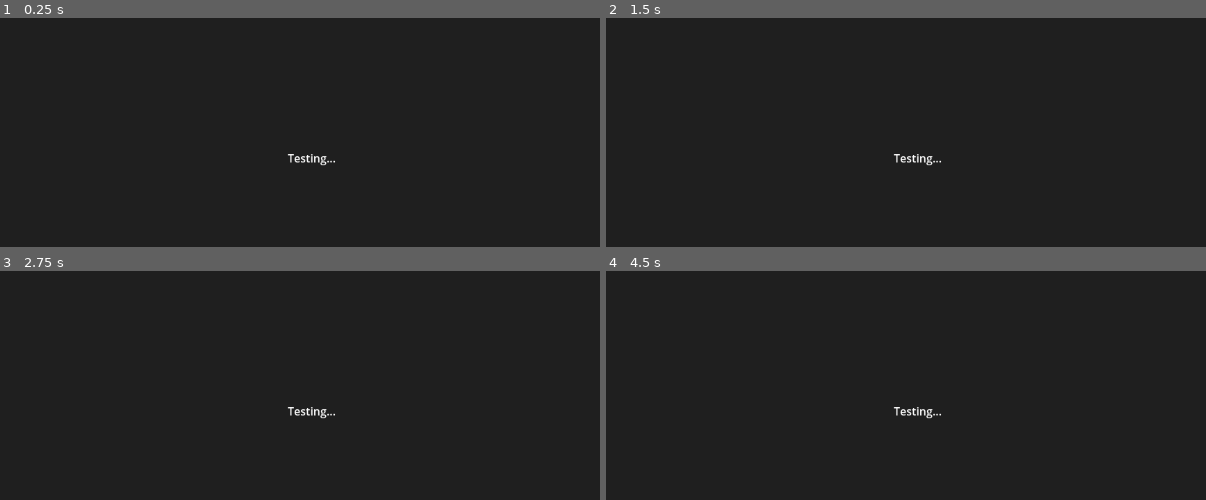
Above: before the commit, frames 1-4 (two rows, left to right).
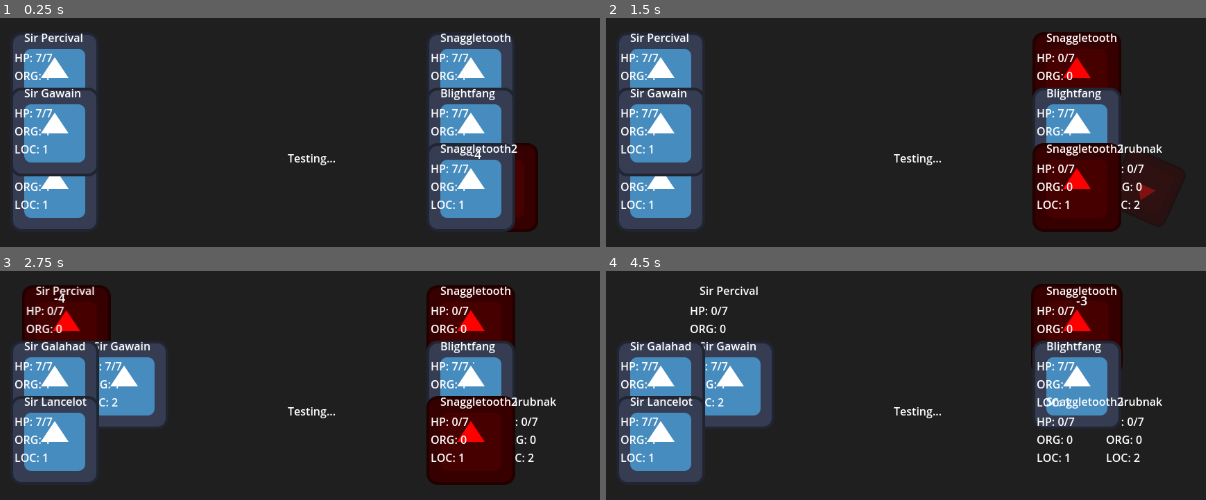
Above: after the commit, the same moments.

Repository: Jack41784090/try-1-gd
Game: Godot game, scene res://scenes/demos/squad_battle_demo.tscn
Same seed, same stepped clock (60 frames per second), same inputs: the game is played once before the commit and once after it. This scene is started directly instead of the project's main scene. The engine's default icon, where the game draws it, is replaced by a stand-in: a white triangle on a blue panel in a dark square.
Inputs (mouse positions are in pixels of both pictures, inside the frame that each line leads up to):
- Up to frame 1 (0.25 s): no input
- Up to frame 2 (1.5 s): tap Enter at 0.5 s; move the mouse to (1098, 139) at 0.52 s; tap 1 at 0.6 s; click (1098, 139) at 0.67 s; tap 2 at 0.8, 1.35 s; move the mouse to (762, 185) at 1.27 s; click (762, 185) at 1.42 s
- Up to frame 3 (2.75 s): tap 3 at 1.55, 2.1 s; move the mouse to (396, 316) at 2.02 s; click (396, 316) at 2.17 s; tap 4 at 2.3 s
- Up to frame 4 (4.5 s): move the mouse to (outside the picture) at 2.77 s; tap 4 at 2.85 s; click (outside the picture) at 2.92 s; tap 5 at 3.05, 3.6 s; move the mouse to (1164, 483) at 3.52 s; click (1164, 483) at 3.67 s; tap 6 at 3.8, 4.35 s; move the mouse to (684, 348) at 4.27 s; click (684, 348) at 4.42 s

The runs differ from the first frame. In frame 1, 25% of the frame differs, in the area x 2-90%, y 6-94%; in frame 2, 24%; in frame 3, 29%, in the area x 2-93%, y 6-94%; in frame 4, 22%.
Error before the commit: Trying to assign value of type 'Node2D' to a variable of type 'display.gd'. (res://src/squad_battle/gui.gd:45)

Commit message:
2.5 venture 1

Diff:
--- /dev/null
+++ b/scenes/demos/25d-test.tscn
@@ -0,0 +1,143 @@
+[gd_scene load_steps=2 format=3 uid="uid://6c86cy13tc0b"]
+
+[ext_resource type="Script" path="res://scenes/demos/25d_battlefield_controller.gd" id="1_battlefield_script"]
+
+[node name="25dTest" type="Node3D"]
+script = ExtResource("1_battlefield_script")
+
+[node name="Camera3D" type="Camera3D" parent="."]
+transform = Transform3D(1, 0, 0, 0, 0.866025, 0.5, 0, -0.5, 0.866025, 0, 8, 12)
+projection = 1
+size = 20.0
+near = 0.05
+
+[node name="DirectionalLight3D" type="DirectionalLight3D" parent="."]
+transform = Transform3D(0.866025, -0.353553, 0.353553, 0, 0.707107, 0.707107, -0.5, -0.612372, 0.612372, 0, 10, 0)
+shadow_enabled = true
+
+[node name="WorldEnvironment" type="WorldEnvironment" parent="."]
+
+[node name="BackgroundLayer" type="CanvasLayer" parent="."]
+layer = -10
+
+[node name="ParallaxBackground" type="ParallaxBackground" parent="BackgroundLayer"]
+
+[node name="ParallaxLayer" type="ParallaxLayer" parent="BackgroundLayer/ParallaxBackground"]
+motion_scale = Vector2(0.3, 0.3)
+motion_mirroring = Vector2(2048, 0)
+
+[node name="BackgroundSprite" type="Sprite2D" parent="BackgroundLayer/ParallaxBackground/ParallaxLayer"]
+position = Vector2(576, 324)
+scale = Vector2(2, 2)
+
+[node name="Battlefield" type="Node3D" parent="."]
+
+[node name="BattlefieldGround" type="MeshInstance3D" parent="Battlefield"]
+transform = Transform3D(1, 0, 0, 0, 1, 0, 0, 0, 1, 0, 0, 0)
+
+[node name="AttackerSide" type="Node3D" parent="Battlefield"]
+transform = Transform3D(1, 0, 0, 0, 1, 0, 0, 0, 1, 0, 0, 5)
+
+[node name="FrontRow" type="Node3D" parent="Battlefield/AttackerSide"]
+transform = Transform3D(1, 0, 0, 0, 1, 0, 0, 0, 1, 0, 0, 0)
+
+[node name="MiddleRow" type="Node3D" parent="Battlefield/AttackerSide"]
+transform = Transform3D(1, 0, 0, 0, 1, 0, 0, 0, 1, 0, 0, -2)
+
+[node name="BackRow" type="Node3D" parent="Battlefield/AttackerSide"]
+transform = Transform3D(1, 0, 0, 0, 1, 0, 0, 0, 1, 0, 0, -4)
+
+[node name="DefenderSide" type="Node3D" parent="Battlefield"]
+transform = Transform3D(1, 0, 0, 0, 1, 0, 0, 0, 1, 0, 0, -5)
+
+[node name="FrontRow" type="Node3D" parent="Battlefield/DefenderSide"]
+transform = Transform3D(1, 0, 0, 0, 1, 0, 0, 0, 1, 0, 0, 0)
+
+[node name="MiddleRow" type="Node3D" parent="Battlefield/DefenderSide"]
+transform = Transform3D(1, 0, 0, 0, 1, 0, 0, 0, 1, 0, 0, 2)
+
+[node name="BackRow" type="Node3D" parent="Battlefield/DefenderSide"]
+transform = Transform3D(1, 0, 0, 0, 1, 0, 0, 0, 1, 0, 0, 4)
+
+[node name="UILayer" type="CanvasLayer" parent="."]
+layer = 10
+
+[node name="TopBar" type="Control" parent="UILayer"]
+layout_mode = 3
+anchors_preset = 10
+anchor_right = 1.0
+offset_bottom = 180.0
+grow_horizontal = 2
+
+[node name="AttackerPanel" type="HBoxContainer" parent="UILayer/TopBar"]
+layout_mode = 1
+anchors_preset = 9
+anchor_bottom = 1.0
+offset_right = 400.0
+grow_vertical = 2
+
+[node name="AttackerPortrait" type="TextureRect" parent="UILayer/TopBar/AttackerPanel"]
+custom_minimum_size = Vector2(160, 160)
+layout_mode = 2
+expand_mode = 1
+stretch_mode = 5
+
+[node name="AttackerTactic" type="TextureRect" parent="UILayer/TopBar/AttackerPanel"]
+custom_minimum_size = Vector2(160, 160)
+layout_mode = 2
+expand_mode = 1
+stretch_mode = 5
+
+[node name="AttackerInfo" type="VBoxContainer" parent="UILayer/TopBar/AttackerPanel"]
+layout_mode = 2
+size_flags_horizontal = 3
+
+[node name="GeneralName" type="Label" parent="UILayer/TopBar/AttackerPanel/AttackerInfo"]
+layout_mode = 2
+theme_override_font_sizes/font_size = 20
+text = "General Name"
+
+[node name="TacticName" type="Label" parent="UILayer/TopBar/AttackerPanel/AttackerInfo"]
+layout_mode = 2
+theme_override_font_sizes/font_size = 16
+text = "Tactic: Aggressive Charge"
+
+[node name="DefenderPanel" type="HBoxContainer" parent="UILayer/TopBar"]
+layout_mode = 1
+anchors_preset = 11
+anchor_left = 1.0
+anchor_right = 1.0
+anchor_bottom = 1.0
+offset_left = -400.0
+grow_horizontal = 0
+grow_vertical = 2
+alignment = 2
+
+[node name="DefenderInfo" type="VBoxContainer" parent="UILayer/TopBar/DefenderPanel"]
+layout_mode = 2
+size_flags_horizontal = 3
+alignment = 2
+
+[node name="GeneralName" type="Label" parent="UILayer/TopBar/DefenderPanel/DefenderInfo"]
+layout_mode = 2
+theme_override_font_sizes/font_size = 20
+text = "General Name"
+horizontal_alignment = 2
+
+[node name="TacticName" type="Label" parent="UILayer/TopBar/DefenderPanel/DefenderInfo"]
+layout_mode = 2
+theme_override_font_sizes/font_size = 16
+text = "Tactic: Defensive Hold"
+horizontal_alignment = 2
+
+[node name="DefenderTactic" type="TextureRect" parent="UILayer/TopBar/DefenderPanel"]
+custom_minimum_size = Vector2(160, 160)
+layout_mode = 2
+expand_mode = 1
+stretch_mode = 5
+
+[node name="DefenderPortrait" type="TextureRect" parent="UILayer/TopBar/DefenderPanel"]
+custom_minimum_size = Vector2(160, 160)
+layout_mode = 2
+expand_mode = 1
+stretch_mode = 5
--- /dev/null
+++ b/scenes/demos/25d_battlefield_controller.gd
@@ -0,0 +1,214 @@
+extends Node3D
+
+## Controller for 2.5D Battlefield
+## Manages the battlefield ground mesh and dynamic unit positioning
+
+# Configuration
+const BATTLEFIELD_WIDTH: float = 16.0
+const BATTLEFIELD_DEPTH: float = 12.0
+const BATTLEFIELD_HEIGHT: float = 0.5
+
+const ROW_SPACING: float = 2.5  # Distance between front/middle/back rows
+const UNIT_SPACING: float = 3  # Distance between units in same row
+const UNIT_HEIGHT_OFFSET: float = 0.26  # Height above ground (half of battlefield height + small margin)
+
+# Team colors
+const ATTACKER_COLOR: Color = Color(0.3, 0.6, 1.0)  # Blue tint
+const DEFENDER_COLOR: Color = Color(1.0, 0.4, 0.3)  # Red tint
+
+# Preload placeholder sprite
+const PLACEHOLDER_TEXTURE = preload("res://assets/icon.svg")
+
+# References
+@onready var battlefield_ground: MeshInstance3D = $Battlefield/BattlefieldGround
+@onready var attacker_front: Node3D = $Battlefield/AttackerSide/FrontRow
+@onready var attacker_middle: Node3D = $Battlefield/AttackerSide/MiddleRow
+@onready var attacker_back: Node3D = $Battlefield/AttackerSide/BackRow
+@onready var defender_front: Node3D = $Battlefield/DefenderSide/FrontRow
+@onready var defender_middle: Node3D = $Battlefield/DefenderSide/MiddleRow
+@onready var defender_back: Node3D = $Battlefield/DefenderSide/BackRow
+
+# UI References
+@onready var attacker_portrait: TextureRect = $UILayer/TopBar/AttackerPanel/AttackerPortrait
+@onready var attacker_tactic: TextureRect = $UILayer/TopBar/AttackerPanel/AttackerTactic
+@onready var defender_portrait: TextureRect = $UILayer/TopBar/DefenderPanel/DefenderPortrait
+@onready var defender_tactic: TextureRect = $UILayer/TopBar/DefenderPanel/DefenderTactic
+
+func _ready() -> void:
+	_create_battlefield_ground()
+	_setup_test_units()
+
+## Creates the main battlefield ground mesh (large cube/platform)
+func _create_battlefield_ground() -> void:
+	var box_mesh = BoxMesh.new()
+	box_mesh.size = Vector3(BATTLEFIELD_WIDTH, BATTLEFIELD_HEIGHT, BATTLEFIELD_DEPTH)
+	battlefield_ground.mesh = box_mesh
+
+	# Create material for the ground
+	var material = StandardMaterial3D.new()
+	material.albedo_color = Color(0.3, 0.25, 0.2)  # Brown-ish ground
+	material.roughness = 0.8
+	battlefield_ground.material_override = material
+
+	# Position ground at origin
+	battlefield_ground.position = Vector3(0, -BATTLEFIELD_HEIGHT / 2.0, 0)
+
+	print("[Battlefield] Ground created: %.1fx%.1fx%.1f" % [BATTLEFIELD_WIDTH, BATTLEFIELD_HEIGHT, BATTLEFIELD_DEPTH])
+
+## Add a unit sprite to a specific row
+## row_node: The Node3D for the row (front/middle/back)
+## unit_index: Position index in the row (0, 1, 2, ...)
+## unit_name: Name for the unit
+func add_unit_to_row(row_node: Node3D, unit_index: int, unit_name: String = "Unit") -> Sprite3D:
+	var sprite = Sprite3D.new()
+	sprite.name = "%s_%d" % [unit_name, unit_index]
+	sprite.texture = PLACEHOLDER_TEXTURE
+	sprite.pixel_size = 0.01  # Scale down the sprite
+	sprite.billboard = BaseMaterial3D.BILLBOARD_DISABLED
+	sprite.shaded = true
+
+	# Apply team color tint based on which side the row belongs to
+	sprite.modulate = _get_team_color_for_row(row_node)
+
+	# Position calculation: center units around origin, spread horizontally
+	var x_position = _calculate_unit_x_position(unit_index)
+	sprite.position = Vector3(x_position, UNIT_HEIGHT_OFFSET, 0)
+
+	row_node.add_child(sprite)
+	print("[Battlefield] Added %s at row '%s', index %d, x=%.2f" % [unit_name, row_node.name, unit_index, x_position])
+
+	return sprite
+
+## Calculate X position for a unit based on its index in the row
+## Centers units around X=0, spreading them evenly
+func _calculate_unit_x_position(unit_index: int) -> float:
+	# For even distribution: offset from center
+	# Example: 3 units -> [-1.2, 0, 1.2]
+	# Example: 4 units -> [-1.8, -0.6, 0.6, 1.8]
+	return (unit_index * UNIT_SPACING) - ((unit_index / 2.0) * UNIT_SPACING)
+
+## Determine team color based on which side the row belongs to
+func _get_team_color_for_row(row_node: Node3D) -> Color:
+	# Check if row is under AttackerSide or DefenderSide
+	var parent = row_node.get_parent()
+	if parent and parent.name == "AttackerSide":
+		return ATTACKER_COLOR
+	elif parent and parent.name == "DefenderSide":
+		return DEFENDER_COLOR
+	else:
+		return Color.WHITE  # Default if no side found
+
+## Update positions of all units in a row (call when units are added/removed)
+func update_row_positions(row_node: Node3D) -> void:
+	var children = row_node.get_children()
+	for i in range(children.size()):
+		if children[i] is Sprite3D:
+			var new_x = _calculate_unit_x_position(i)
+			children[i].position.x = new_x
+
+	print("[Battlefield] Updated %d units in row '%s'" % [children.size(), row_node.name])
+
+## Add multiple units to a row at once
+func add_units_to_row(row_node: Node3D, count: int, base_name: String = "Unit") -> void:
+	for i in range(count):
+		add_unit_to_row(row_node, i, base_name)
+
+## Setup test units for demonstration
+func _setup_test_units() -> void:
+	print("[Battlefield] Setting up test units...")
+
+	# Attacker side
+	add_units_to_row(attacker_front, 5, "AttackerFront")
+	add_units_to_row(attacker_middle, 4, "AttackerMid")
+	add_units_to_row(attacker_back, 3, "AttackerBack")
+
+	# Defender side
+	add_units_to_row(defender_front, 4, "DefenderFront")
+	add_units_to_row(defender_middle, 5, "DefenderMid")
+	add_units_to_row(defender_back, 2, "DefenderBack")
+
+	# Setup UI placeholders
+	attacker_portrait.texture = PLACEHOLDER_TEXTURE
+	attacker_tactic.texture = PLACEHOLDER_TEXTURE
+	defender_portrait.texture = PLACEHOLDER_TEXTURE
+	defender_tactic.texture = PLACEHOLDER_TEXTURE
+
+## Clear all units from a row
+func clear_row(row_node: Node3D) -> void:
+	for child in row_node.get_children():
+		child.queue_free()
+
+## Example: Add a unit dynamically during gameplay
+func spawn_unit_at_row(side: String, row: String, unit_name: String = "NewUnit") -> Sprite3D:
+	var row_node: Node3D
+
+	match [side, row]:
+		["attacker", "front"]: row_node = attacker_front
+		["attacker", "middle"]: row_node = attacker_middle
+		["attacker", "back"]: row_node = attacker_back
+		["defender", "front"]: row_node = defender_front
+		["defender", "middle"]: row_node = defender_middle
+		["defender", "back"]: row_node = defender_back
+		_:
+			push_error("Invalid side/row: %s/%s" % [side, row])
+			return null
+
+	var current_count = row_node.get_child_count()
+	var sprite = add_unit_to_row(row_node, current_count, unit_name)
+	update_row_positions(row_node)
+
+	return sprite
+
+## Example: Remove a unit from a row by index
+func remove_unit_from_row(row_node: Node3D, unit_index: int) -> void:
+	if unit_index < 0 or unit_index >= row_node.get_child_count():
+		push_error("Invalid unit index: %d" % unit_index)
+		return
+
+	var unit = row_node.get_child(unit_index)
+	row_node.remove_child(unit)
+	unit.queue_free()
+
+	update_row_positions(row_node)
+
+## Set general portraits and tactics
+func set_general_info(side: String, general_texture: Texture2D, tactic_texture: Texture2D, general_name: String = "", tactic_name: String = "") -> void:
+	if side == "attacker":
+		attacker_portrait.texture = general_texture
+		attacker_tactic.texture = tactic_texture
+		if general_name != "":
+			$UILayer/TopBar/AttackerPanel/AttackerInfo/GeneralName.text = general_name
+		if tactic_name != "":
+			$UILayer/TopBar/AttackerPanel/AttackerInfo/TacticName.text = "Tactic: " + tactic_name
+	elif side == "defender":
+		defender_portrait.texture = general_texture
+		defender_tactic.texture = tactic_texture
+		if general_name != "":
+			$UILayer/TopBar/DefenderPanel/DefenderInfo/GeneralName.text = general_name
+		if tactic_name != "":
+			$UILayer/TopBar/DefenderPanel/DefenderInfo/TacticName.text = "Tactic: " + tactic_name
+
+## Input handler for testing dynamic unit addition
+func _input(event: InputEvent) -> void:
+	if event is InputEventKey and event.pressed:
+		match event.keycode:
+			KEY_1:
+				spawn_unit_at_row("attacker", "front")
+			KEY_2:
+				spawn_unit_at_row("attacker", "middle")
+			KEY_3:
+				spawn_unit_at_row("attacker", "back")
+			KEY_4:
+				spawn_unit_at_row("defender", "front")
+			KEY_5:
+				spawn_unit_at_row("defender", "middle")
+			KEY_6:
+				spawn_unit_at_row("defender", "back")
+			KEY_C:
+				clear_row(attacker_front)
+				clear_row(attacker_middle)
+				clear_row(attacker_back)
+				clear_row(defender_front)
+				clear_row(defender_middle)
+				clear_row(defender_back)
+				print("[Battlefield] All rows cleared")
--- a/scenes/demos/test-clash.tscn
+++ /dev/null
@@ -1,6 +0,0 @@
-[gd_scene load_steps=2 format=3 uid="uid://ddvy8wgss22o2"]
-
-[ext_resource type="Script" uid="uid://bdpkhoh02b4q8" path="res://src/demos/test_clash.gd" id="1_ce3iy"]
-
-[node name="TestClash" type="Node"]
-script = ExtResource("1_ce3iy")
--- a/scenes/entity.tscn
+++ b/scenes/entity.tscn
@@ -1,7 +1,7 @@
 [gd_scene load_steps=3 format=3 uid="uid://bv0aqcia3rxpt"]
 
 [ext_resource type="Texture2D" uid="uid://ds0fmmrc65itd" path="res://assets/icon.svg" id="1_iiwub"]
-[ext_resource type="Script" uid="uid://dxemloodekbnt" path="res://src/squad_battle/entity_display.gd" id="2_entity_display"]
+[ext_resource type="Script" uid="uid://dxemloodekbnt" path="res://src/squad_battle/entity/display.gd" id="2_entity_display"]
 
 [node name="Entity" type="Node2D"]
 script = ExtResource("2_entity_display")
--- a/src/squad_battle/gui.gd
+++ b/src/squad_battle/gui.gd
@@ -1,6 +1,6 @@
 class_name SquadBattleGraphicsNode extends Node2D
 
-const Types = preload("res://src/squad_battle/types.gd")
+# const SquadBattleTypes = preload("res://src/squad_battle/types.gd")
 const EntityDisplayScene = preload("res://scenes/entity.tscn")
 
 var battle: SquadBattle
@@ -58,7 +58,7 @@
 	var pos = Vector2()
 	pos.x = 200.0 + (team_index * TEAM_SPACING)
 	pos.y = 200.0 + (squad_index * SQUAD_SPACING)
-	var location = entity.get_changeable_stat_num(Types.EntityChangeable.LOC) as int
+	var location = entity.get_changeable_stat_num(SquadBattleTypes.EntityChangeable.LOC) as int
 	pos.x += (location - 1) * LOCATION_SPACING
 	pos.y += (entity.player_id % 3) * ENTITY_SPACING
 	return pos
@@ -101,93 +101,93 @@
 
 #region _handle helpers (deprecated)
 func _handle_hp_change(update: EntityUpdate) -> void:
-	var change: Types.EntityChange = update.change
+	var change: SquadBattleTypes.EntityChange = update.change
 	print("Entity ", update.affected, " HP changed from ", change.from, " to ", change.to)
 
 	var display = entity_displays.get(update.affected)
 	if display:
-		display.update_stat(Types.EntityChangeable.HP, change.from, change.to)
+		display.update_stat(SquadBattleTypes.EntityChangeable.HP, change.from, change.to)
 
 func _handle_sta_change(update: EntityUpdate) -> void:
-	var change: Types.EntityChange = update.change
+	var change: SquadBattleTypes.EntityChange = update.change
 	print("Entity ", update.affected, " STA changed from ", change.from, " to ", change.to)
 
 	var display = entity_displays.get(update.affected)
 	if display:
-		display.update_stat(Types.EntityChangeable.STA, change.from, change.to)
+		display.update_stat(SquadBattleTypes.EntityChangeable.STA, change.from, change.to)
 
 func _handle_org_change(update: EntityUpdate) -> void:
-	var change: Types.EntityChange = update.change
+	var change: SquadBattleTypes.EntityChange = update.change
 	print("Entity ", update.affected, " ORG changed from ", change.from, " to ", change.to)
 
 	var display = entity_displays.get(update.affected)
 	if display:
-		display.update_stat(Types.EntityChangeable.ORG, change.from, change.to)
+		display.update_stat(SquadBattleTypes.EntityChangeable.ORG, change.from, change.to)
 
 func _handle_pos_change(update: EntityUpdate) -> void:
-	var change: Types.EntityChange = update.change
+	var change: SquadBattleTypes.EntityChange = update.change
 	print("Entity ", update.affected, " POS changed from ", change.from, " to ", change.to)
 
 	var display = entity_displays.get(update.affected)
 	if display:
-		display.update_stat(Types.EntityChangeable.POS, change.from, change.to)
+		display.update_stat(SquadBattleTypes.EntityChangeable.POS, change.from, change.to)
 
 func _handle_mag_change(update: EntityUpdate) -> void:
-	var change: Types.EntityChange = update.change
+	var change: SquadBattleTypes.EntityChange = update.change
 	print("Entity ", update.affected, " MAG changed from ", change.from, " to ", change.to)
 
 	var display = entity_displays.get(update.affected)
 	if display:
-		display.update_stat(Types.EntityChangeable.MAG, change.from, change.to)
+		display.update_stat(SquadBattleTypes.EntityChangeable.MAG, change.from, change.to)
 
 func _handle_loc_change(update: EntityUpdate) -> void:
-	var change: Types.EntityChange = update.change
+	var change: SquadBattleTypes.EntityChange = update.change
 	print("Entity ", update.affected, " LOC changed from ", change.from, " to ", change.to)
 
 	var display = entity_displays.get(update.affected)
 	if display:
-		display.update_stat(Types.EntityChangeable.LOC, change.from, change.to)
+		display.update_stat(SquadBattleTypes.EntityChangeable.LOC, change.from, change.to)
 		_update_entity_position(update.affected)
 
 func _handle_die_change(update: EntityUpdate) -> void:
-	var change: Types.EntityChange = update.change
+	var change: SquadBattleTypes.EntityChange = update.change
 	print("Entity ", update.affected, " DIE changed from ", change.from, " to ", change.to)
 
 	var display = entity_displays.get(update.affected)
 	if display:
-		display.update_stat(Types.EntityChangeable.DIE, change.from, change.to)
+		display.update_stat(SquadBattleTypes.EntityChangeable.DIE, change.from, change.to)
 
 func _handle_capitulate_change(update: EntityUpdate) -> void:
-	var change: Types.EntityChange = update.change
+	var change: SquadBattleTypes.EntityChange = update.change
 	print("Entity ", update.affected, " CAPITULATE changed from ", change.from, " to ", change.to)
 
 	var display = entity_displays.get(update.affected)
 	if display:
-		display.update_stat(Types.EntityChangeable.CAPITULATE, change.from, change.to)
+		display.update_stat(SquadBattleTypes.EntityChangeable.CAPITULATE, change.from, change.to)
 
 func _handle_clink_change(update: EntityUpdate) -> void:
-	var change: Types.EntityChange = update.change
+	var change: SquadBattleTypes.EntityChange = update.change
 	print("Entity ", update.affected, " CLINK changed from ", change.from, " to ", change.to)
 
 	var display = entity_displays.get(update.affected)
 	if display:
-		display.update_stat(Types.EntityChangeable.CLINK, change.from, change.to)
+		display.update_stat(SquadBattleTypes.EntityChangeable.CLINK, change.from, change.to)
 
 func _handle_dodge_change(update: EntityUpdate) -> void:
-	var change: Types.EntityChange = update.change
+	var change: SquadBattleTypes.EntityChange = update.change
 	print("Entity ", update.affected, " DODGE changed from ", change.from, " to ", change.to)
 
 	var display = entity_displays.get(update.affected)
 	if display:
-		display.update_stat(Types.EntityChangeable.DODGE, change.from, change.to)
+		display.update_stat(SquadBattleTypes.EntityChangeable.DODGE, change.from, change.to)
 
 func _handle_proc_change(update: EntityUpdate) -> void:
-	var change: Types.EntityChange = update.change
+	var change: SquadBattleTypes.EntityChange = update.change
 	print("Entity ", update.affected, " PROC changed from ", change.from, " to ", change.to)
 
 	var display = entity_displays.get(update.affected)
 	if display:
-		display.update_stat(Types.EntityChangeable.PROC, change.from, change.to)
+		display.update_stat(SquadBattleTypes.EntityChangeable.PROC, change.from, change.to)
 #endregion
 
 func process_updates(updates: Array[EntityUpdate]) -> void:
@@ -198,5 +198,5 @@
 		var display = entity_displays.get(update.affected)
 		assert(display, "Display not found for entity ID %d" % update.affected)
 		await update.commit(display)
-		if update.change.property == Types.EntityChangeable.LOC:
+		if update.change.property == SquadBattleTypes.EntityChangeable.LOC:
 			await _update_entity_position(update.affected)
Not shown, added: scenes/demos/25d_battlefield_controller.gd.uid
